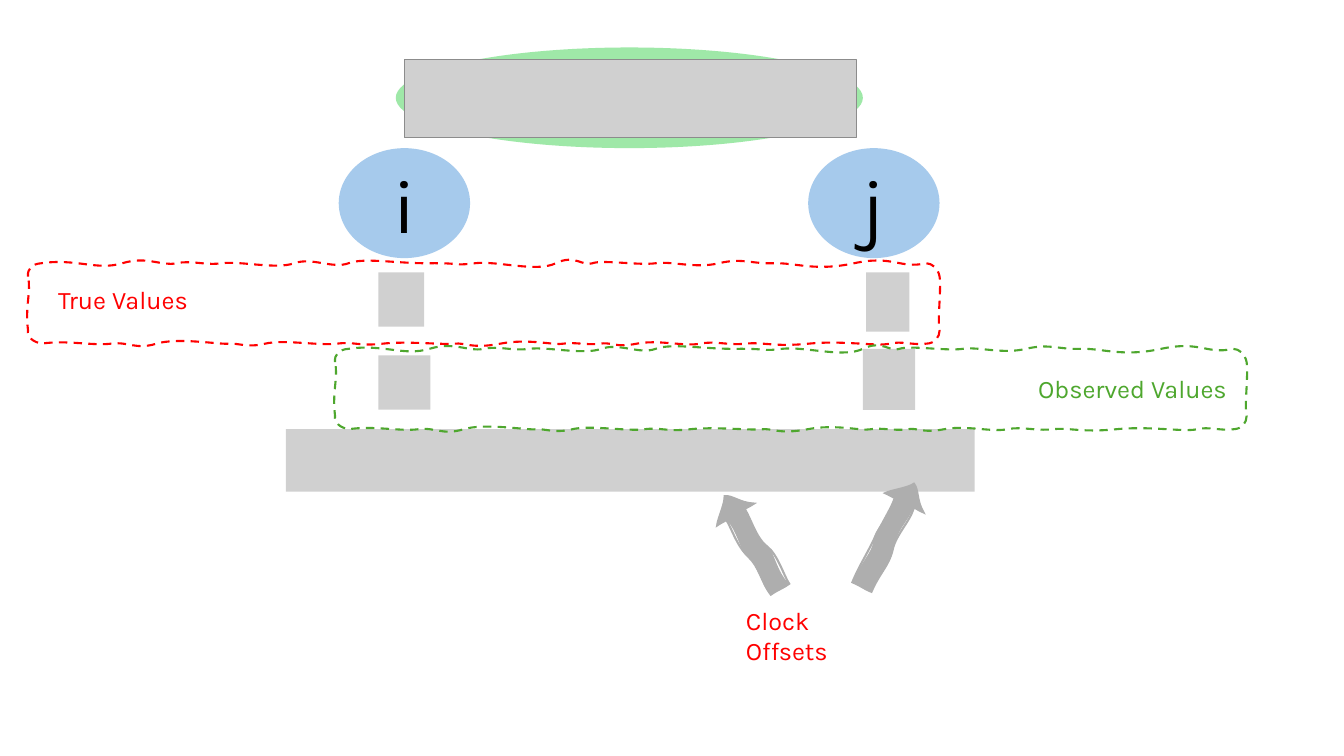
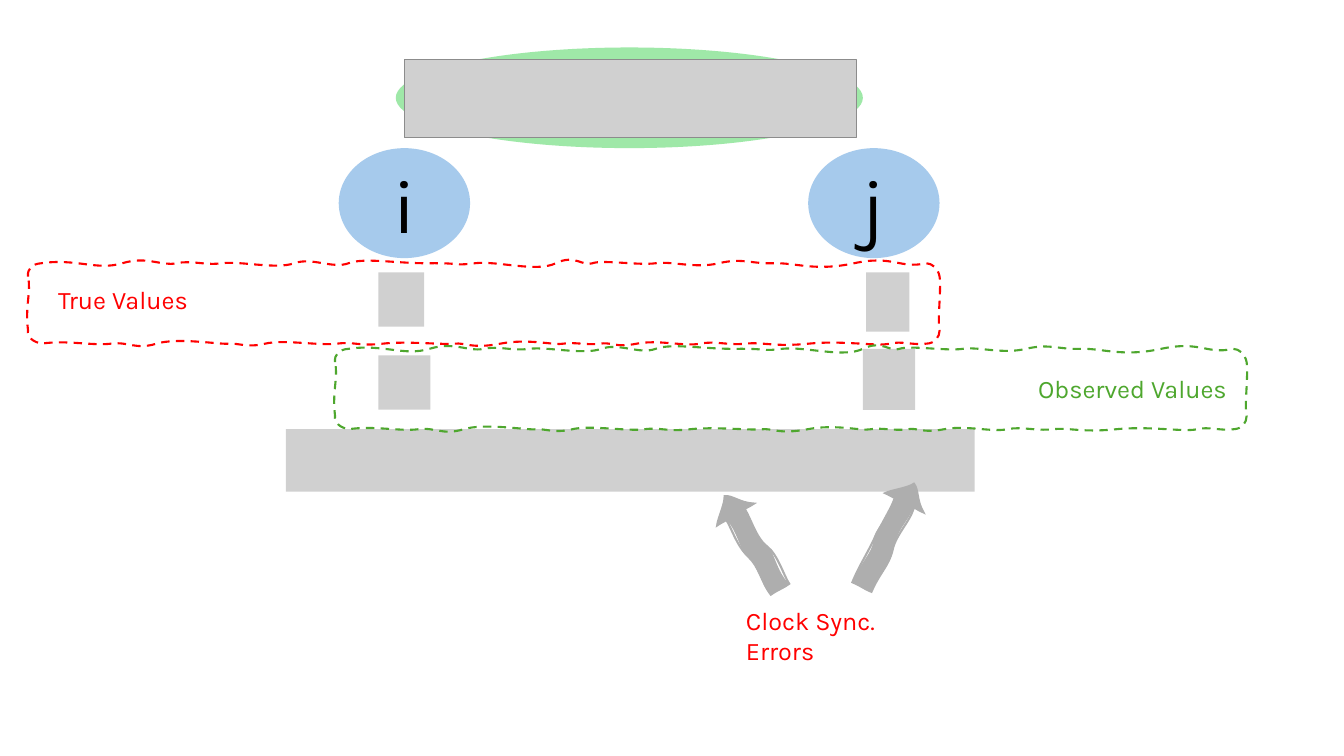
Before and after one commit to HaseebLUMS/Onyx-Presentation, a slide deck: slide 20 of tommy_hotnets_v3.pptx. Drawn at 1344x756 pixels with LibreOffice and Linux fonts; fonts in the diff are those of the drawing; grey boxes stand for pictures. Boxes give left, top, right and bottom in pixels: in the first picture for what was removed or moved away, otherwise in the second. Text is boxed around its words. In the diff, an @@ line names an element or a change of style, - is before the commit and + after.

```diff
--- a/tommy_hotnets_v3.pptx
+++ b/tommy_hotnets_v3.pptx
@@ text at (746,612,875,661): text changed @@
-Clock Offsets
+Clock Sync. Errors
```
Also in this commit, not shown: 9 other slides changed.
